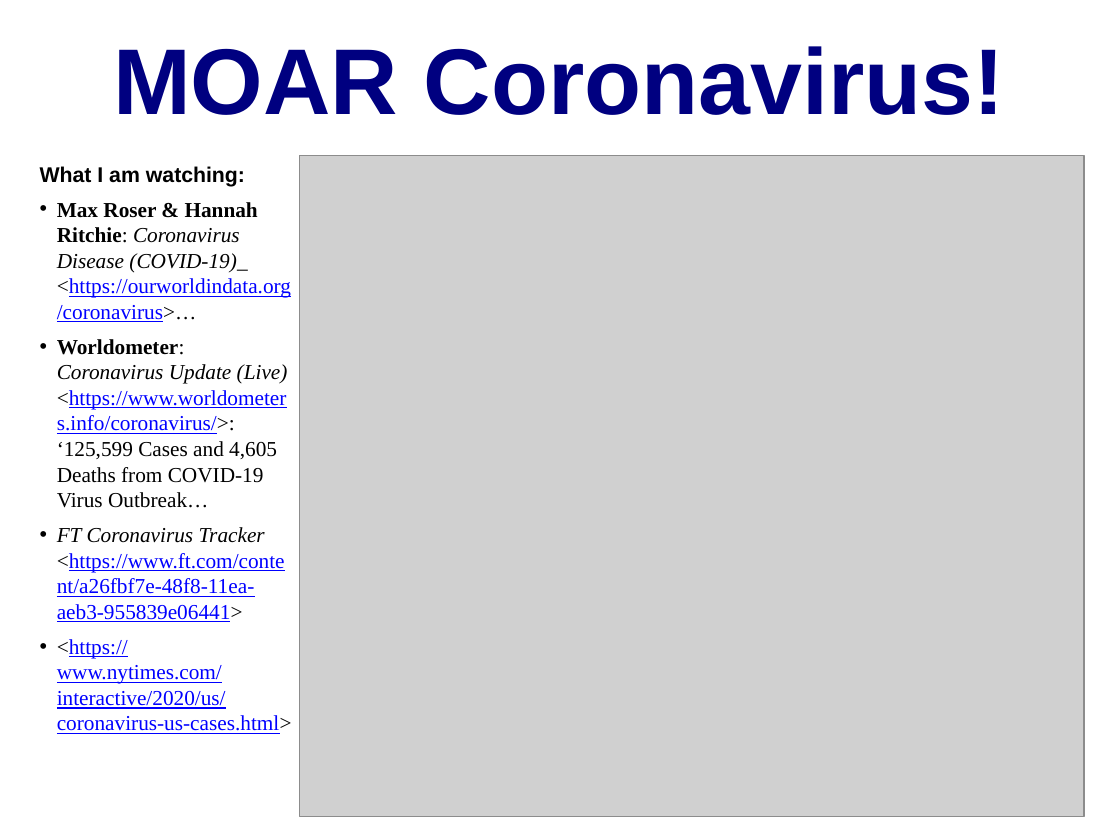
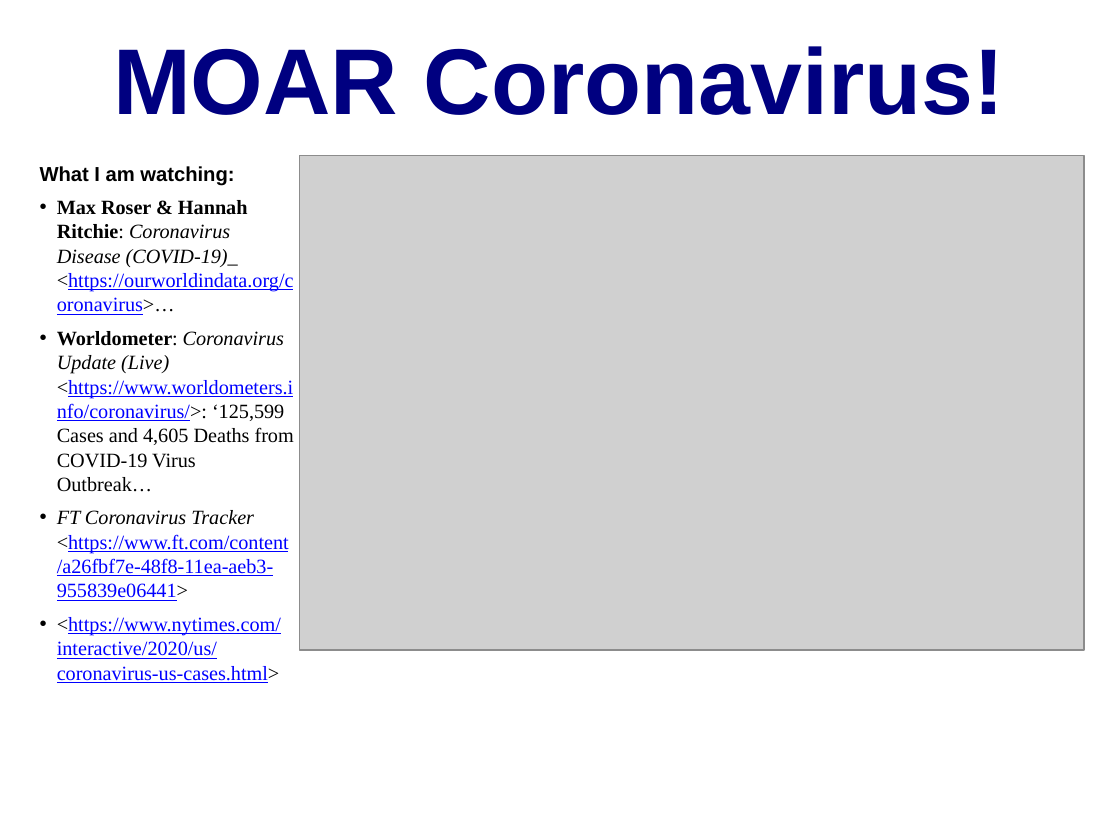
Before and after one commit to DavidLJ/public-files, a slide deck: slide 4 of coronavirus.pptx. Drawn at 1120x840 pixels with LibreOffice and Linux fonts; fonts in the diff are those of the drawing; grey boxes stand for pictures. Boxes give left, top, right and bottom in pixels: in the first picture for what was removed or moved away, otherwise in the second. Text is boxed around its words. In the diff, an @@ line names an element or a change of style, - is before the commit and + after.

```diff
--- a/coronavirus.pptx
+++ b/coronavirus.pptx
@@ text "What I am watching:" at box(40, 166, 294, 683): size 13.7 to 13 pt @@
@@ picture: place and size @@
-picture at box(299, 156, 1084, 816)
+picture at box(299, 156, 1084, 651)
```
Also in this commit, not shown: 4 other slides changed, 1 slide added, 1 slide removed.
